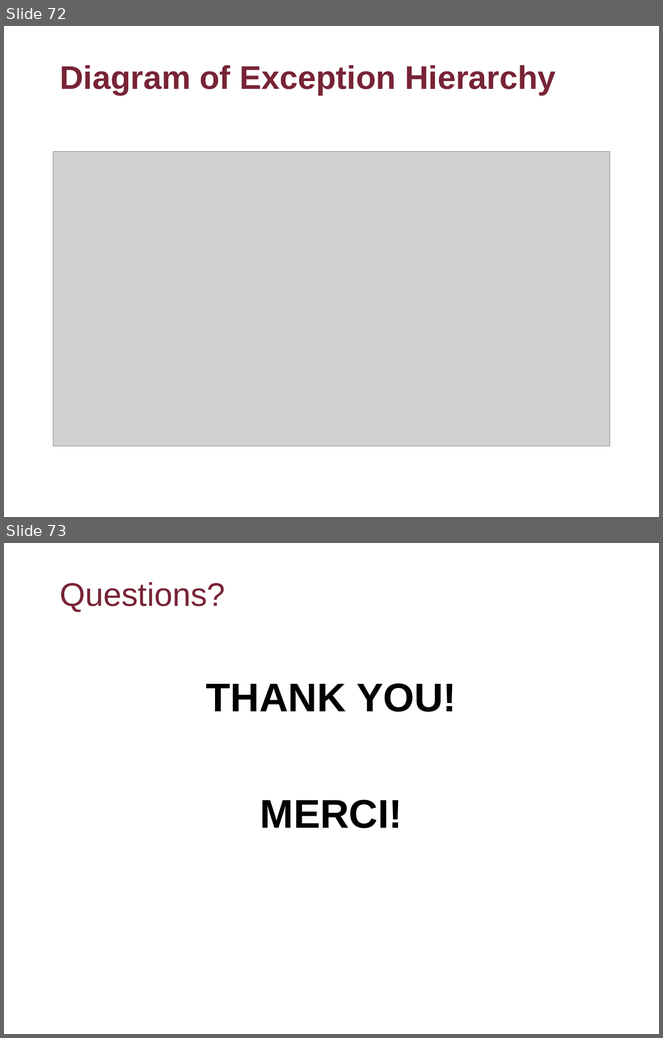
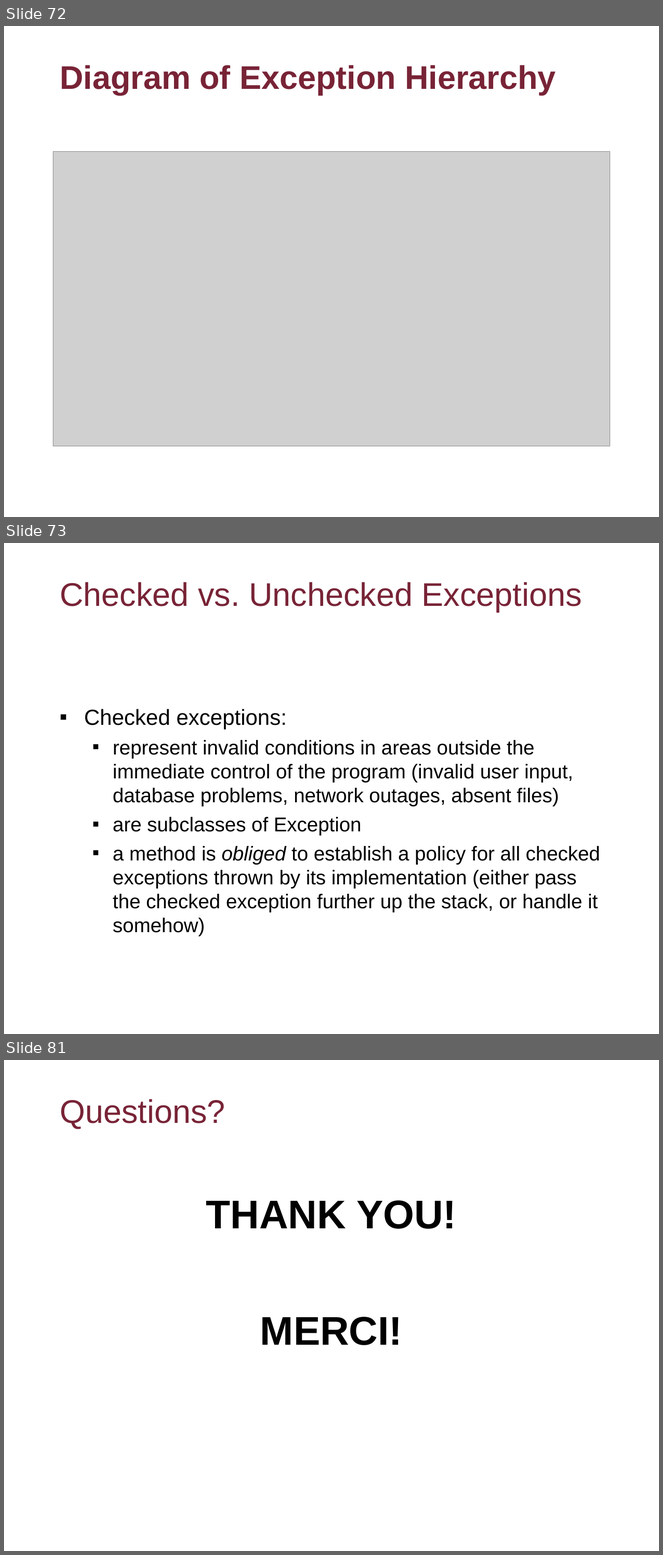
Before and after one commit to flyworker/java-workshop, a slide deck: Advanced Java Workshop-Concordia.ppt. Shown one above the other, each under a label of ours: slides 72 and 73 before the commit, slides 72, 73 and 81 after it; the slides between them are not shown. The pictures are 663x1038 and 663x1555 pixels, drawn with LibreOffice and Linux fonts; fonts in the diff are those of the drawing; grey boxes stand for pictures; background and template pictures are left out. Boxes give left, top, right and bottom in pixels: in the first picture for what was removed or moved away, otherwise in the second. Text is boxed around its words. In the diff, an @@ line names an element or a change of style, - is before the commit and + after.

```diff
--- a/Advanced Java Workshop-Concordia.ppt
+++ b/Advanced Java Workshop-Concordia.ppt
@@ slide 73 added at (x1=4, y1=543, x2=659, y2=1034), background picture (left out) @@
@@ title added at (x1=60, y1=582, x2=582, y2=612), 36 pt, text #782336 @@
+Checked vs. Unchecked Exceptions
@@ text added at (x1=84, y1=709, x2=600, y2=937), 22 pt, text #000000 @@
+▪ Checked exceptions:
+  ▪ represent invalid conditions in areas outside the immediate control of the program (invalid user input, database problems, network outages, absent files)
+  ▪ are subclasses of Exception
+  ▪ a method is obliged to establish a policy for all checked exceptions thrown by its implementation (either pass the checked exception further up the stack, or handle it somehow)
@@ what was slide 73 is now slide 81 @@
```
Also in this commit, not shown: 7 other slides added, 12 other files.
